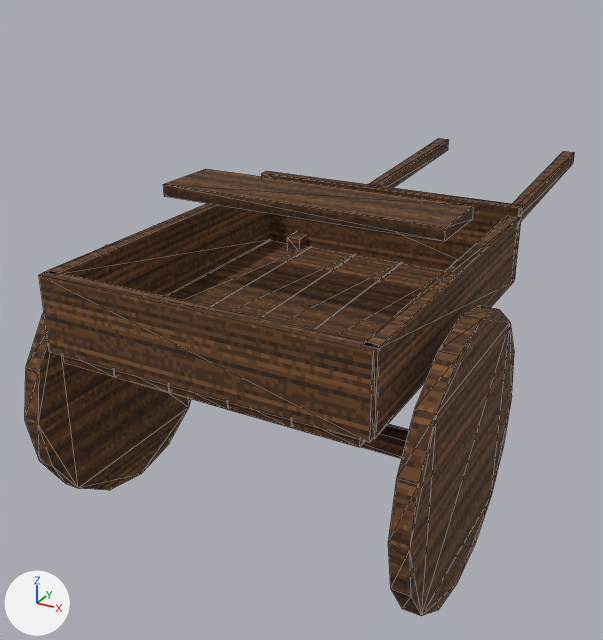
A saved change to the glTF model content/worldrpg/first-person/mounts/cart-retro.glb.
Camera for both pictures: a 50 mm camera at (1.49, -2.79, 2.2) aimed at (-0.41, 0.66, 0.48). The lights are fixed; the arrows at lower left show +X, +Y and +Z. The first picture is the older version. Mesh edges are drawn as thin lines. Vertices at exactly the same position are counted once.

The scene before the commit, as lines of its bpy script (objects in view):
```python
me_cart = bpy.data.meshes.new('cart')
me_cart.from_pydata(...)  # 168 vertices, 276 faces; spans x -0.8..0.8, y -0.85..2.7, z 0.0..1.35
me_cart.materials.append(mat_wood64)  # picture img_wood64
ob_cart = bpy.data.objects.new('cart', me_cart)
ob_cart.location = (0.0, 0.0, 0.0)
```
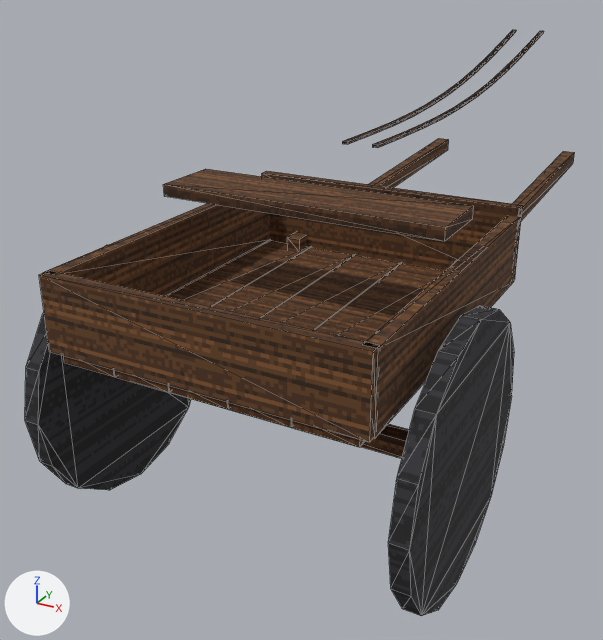
What differs and where, as boxes (x1, y1, x2, y2) in the pictures (603 x 640 px):
'cart', reshaped (23% taller)
    before: (25, 138, 575, 616)
    after: (25, 30, 575, 616)
part 1 of me_cart, added
    after: (342, 30, 516, 144)
part 2 of me_cart, added
    after: (372, 31, 543, 148)
part 3 of me_cart, surface changed
    both: (38, 142, 569, 616)
part 4 of me_cart, recoloured
    both: (25, 245, 514, 616)

The edits, one by one:
Picture 'iron64' (img_iron64) is new.
Picture 'leather64' (img_leather64) is new.
Material 'iron64' (mat_iron64) is new.
Its texture is img_iron64.
Its roughness is 0.9.
Material 'leather64' (mat_leather64) is new.
Its texture is img_leather64.
Its roughness is 0.9.
me_cart is used by ob_cart; location (0.0, 0.0, 0.0).
me_cart had 168 vertices, 276 faces and spanned x -0.8..0.8, y -0.85..2.7, z 0.0..1.35.
me_cart now has 256 vertices, 436 faces and spans x -0.8..0.8, y -0.85..3.0, z 0.0..1.74.
me_cart part 1: a new loose piece of 44 vertices spanning x -0.1..-0.06, y 0.43..3.0, z 1.45..1.74, in mat_leather64 (picture img_leather64).
me_cart part 2: a new loose piece of 44 vertices spanning x 0.06..0.1, y 0.43..3.0, z 1.45..1.74, in mat_leather64 (picture img_leather64).
me_cart part 3: 192 kept faces spanning x -0.8..0.8, y -0.85..2.7, z 0.0..1.35 get new texture (UV) coordinates.
me_cart part 4: 120 faces spanning x -0.8..0.8, y -0.85..0.25, z 0.0..1.1 switch from mat_wood64 (picture img_wood64) to mat_iron64 (picture img_iron64).
me_cart gains material mat_leather64 (picture img_leather64).
